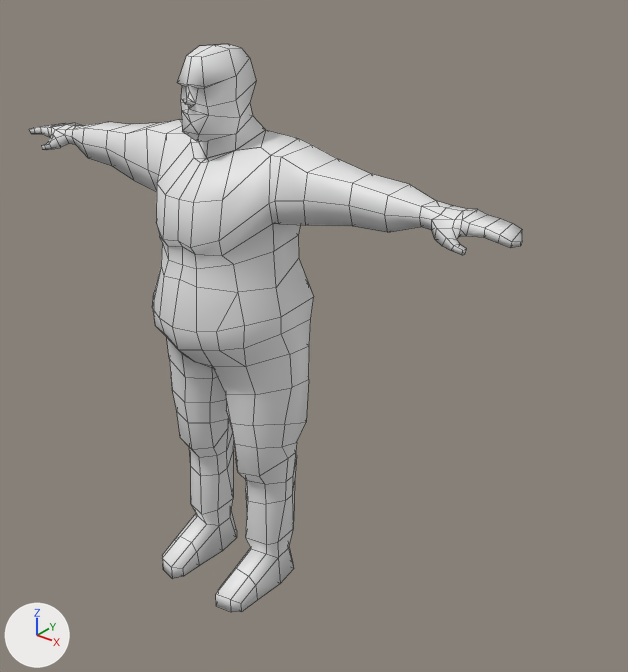
Before and after pictures for a commit that changed the Blender file trunk/media/models/characters/bob/bob.blend.
Camera for both pictures: a 50 mm camera at (4.02, -4.0, 4.77) aimed at (0.56, 0.33, 2.09). Lighting does not change. The marker at lower left points along +X, +Y and +Z. Mesh edges are drawn as thin lines.

Script lines for the objects in view, before the commit:
```python
me_plane = bpy.data.meshes.new('Plane')
me_plane.from_pydata(...)  # 1034 vertices, 1068 faces; spans x -2.14..2.14, y -0.48..0.53, z -2.03..2.03
me_plane.polygons.foreach_set('use_smooth', [True] * 1068)
me_plane.materials.append(mat_material)  # white #ffffff
me_plane_002 = bpy.data.meshes.new('Plane.002')
me_plane_002.from_pydata(...)  # 461 vertices, 488 faces; spans x -2.13..2.13, y -0.5..0.5, z -1.74..1.74
me_plane_002.materials.append(None)
me_plane_003 = bpy.data.meshes.new('Plane.003')
me_plane_003.from_pydata(...)  # 61 vertices, 66 faces; spans x -0.209..0.209, y -0.309..0.309, z -0.345..0.345
me_plane_003.polygons.foreach_set('use_smooth', [True] * 66)
me_plane_003.materials.append(None)
ob_highresbody = bpy.data.objects.new('HighresBody', me_plane)
ob_highresbody.location = (0.012, -0.005, 2.043)
ob_highresbody.hide_set(True)  # its collection is switched off
ob_lowresbody = bpy.data.objects.new('LowresBody', me_plane_002)
ob_lowresbody.location = (0.001, 0.019, 1.741)
ob_lowreshead = bpy.data.objects.new('LowresHead', me_plane_003)
ob_lowreshead.location = (0.001, 0.062, 3.689)
```
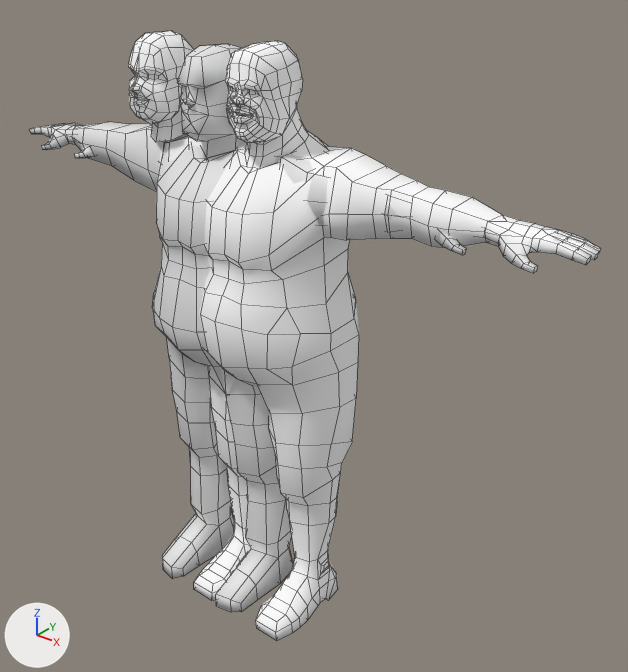
Patch to the scene script:
```diff
--- a/trunk/media/models/characters/bob/bob.blend.py
+++ b/trunk/media/models/characters/bob/bob.blend.py
@@ mat_material_002 @@
+mat_material_002 = diffuse_material('Material.002')
+mat_material_002.base_color = (1.0, 1.0, 1.0)  # white #ffffff
@@ me_head @@
+me_head.from_pydata(...)  # 102 vertices, 88 faces, 2 loose edges; spans x -0.05..1.07, y -1.38..1.46, z -2.43..1.4
+me_head.polygons.foreach_set('use_smooth', [True] * 88)
+me_head.materials.append(mat_material_002)  # its picture is missing
@@ ob_highresbody @@
 ob_highresbody = bpy.data.objects.new('HighresBody', me_plane)
-ob_highresbody.location = (0.012, -0.005, 2.043)
-ob_highresbody.hide_set(True)  # its collection is switched off
+ob_highresbody.location = (0.416, -0.005, 2.043)
@@ ob_head @@
+ob_head = bpy.data.objects.new('Head', me_head)
+ob_head.location = (-0.443, -0.029, 3.829)
+ob_head.scale = (0.182, 0.182, 0.182)
+_m = ob_head.modifiers.new('Mirror', 'MIRROR')
```

Boxes [x1, y1, x2, y2] around the edits, measured in the pictures (628 x 672 px):
'HighresBody', shown
    after: [70, 41, 601, 640]
'Head', added
    after: [128, 31, 194, 142]
